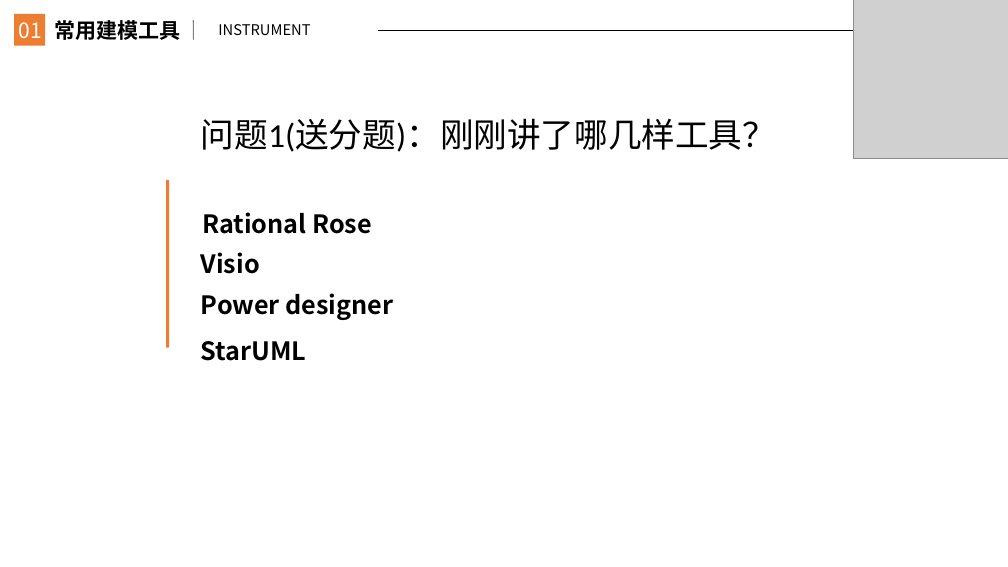
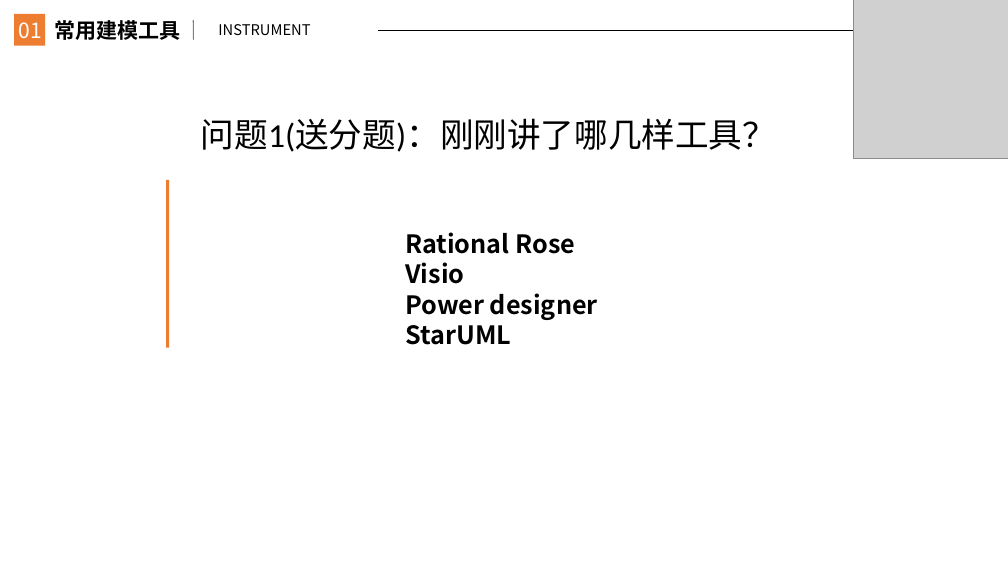
Before and after one commit to JanHonan/store, a slide deck: slide 5 of G2/软件工程系列课程教学辅助网站/非受控文档/楼静靓/PRD2017-G2-UML工具Rose课堂PPT.pptx. Drawn at 1008x567 pixels with LibreOffice and Linux fonts; fonts in the diff are those of the drawing; grey boxes stand for pictures. Boxes give left, top, right and bottom in pixels: in the first picture for what was removed or moved away, otherwise in the second. Text is boxed around its words. In the diff, an @@ line names an element or a change of style, - is before the commit and + after.

Commit message:
简浩男 2017-11-8 修改UML工具ppt的三个问题

```diff
--- a/G2/软件工程系列课程教学辅助网站/非受控文档/楼静靓/PRD2017-G2-UML工具Rose课堂PPT.pptx
+++ b/G2/软件工程系列课程教学辅助网站/非受控文档/楼静靓/PRD2017-G2-UML工具Rose课堂PPT.pptx
@@ text removed at <box>202,212,372,234</box> @@
-Rational Rose
@@ text added at <box>405,232,598,345</box>, 24 pt, text #000000, bold @@
+Rational Rose
+Visio
+Power designer
+StarUML
@@ text removed at <box>201,252,260,274</box> @@
-Visio
@@ text removed at <box>201,293,394,320</box> @@
-Power designer
@@ text removed at <box>201,341,307,361</box> @@
-StarUML
```
